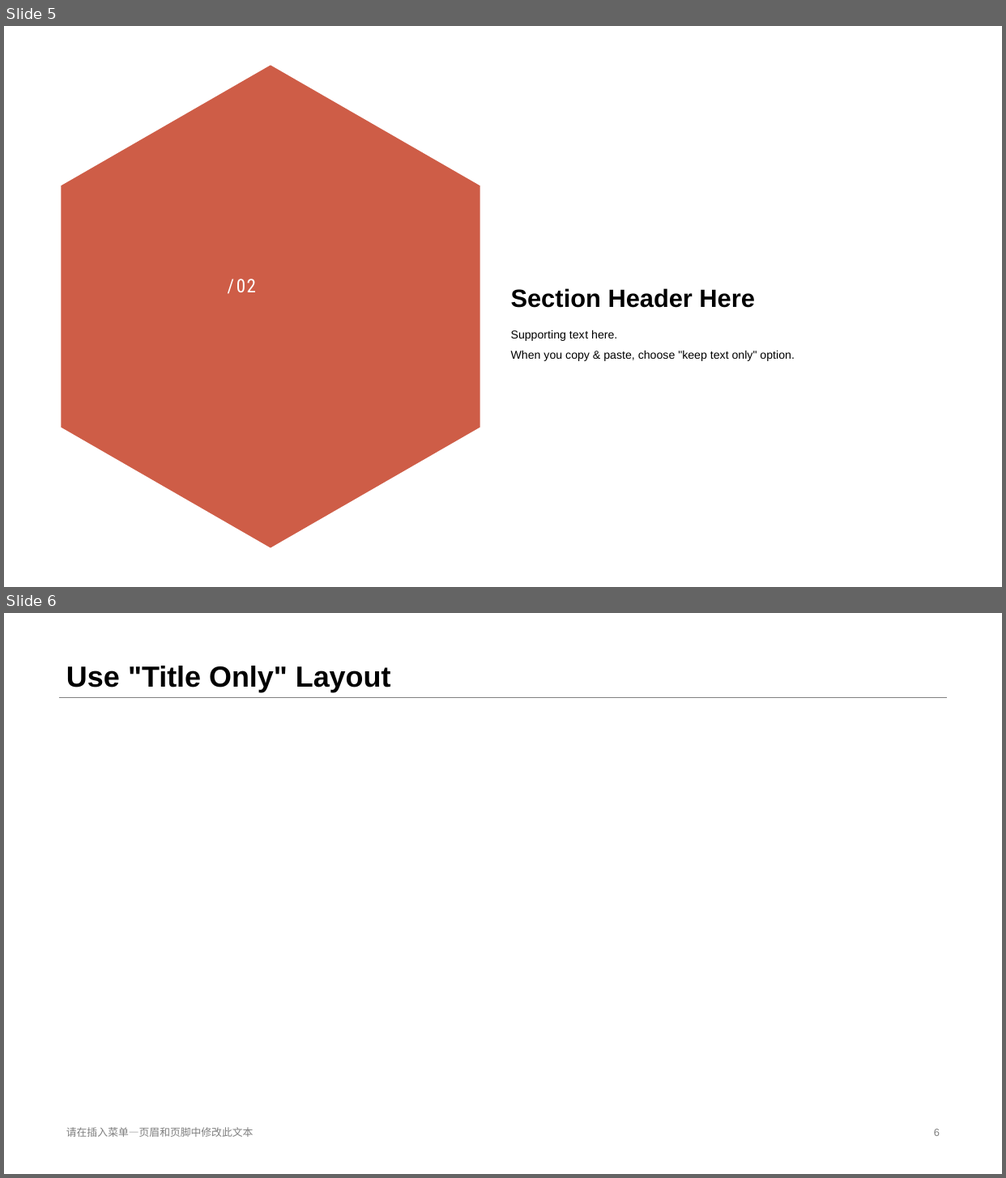
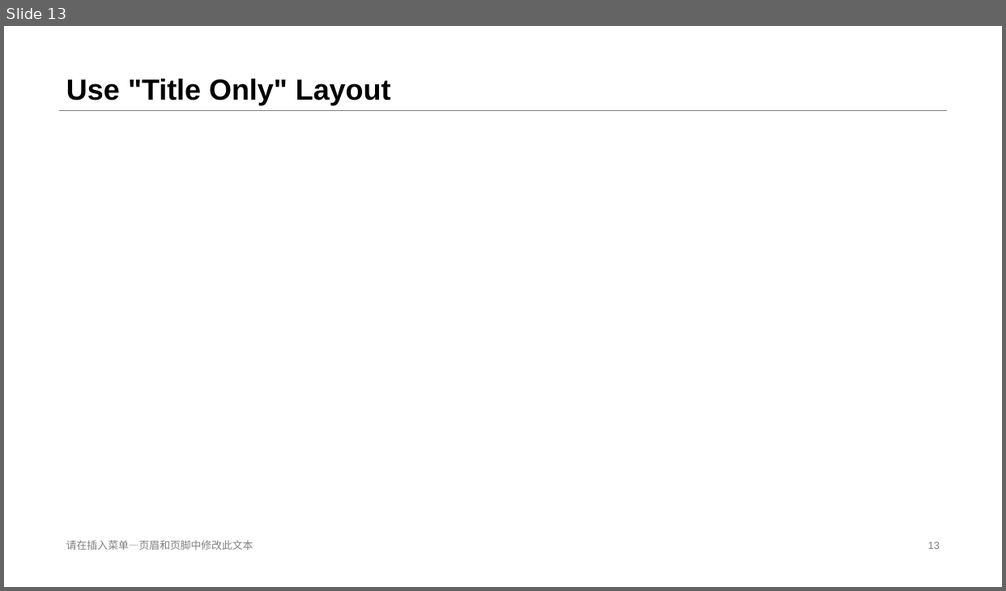
Before and after one commit to stereo720712/2020-11_2021-01_deep_learning_learn_report_record, a slide deck: 11_2_to_11__6_first/1.Deeping_learning_introduce.pptx. Shown one above the other, each under a label of ours: slides 5 and 6 before the commit, slide 13 after it. The pictures are 1006x1178 and 1006x591 pixels, drawn with LibreOffice and Linux fonts; fonts in the diff are those of the drawing. Boxes give left, top, right and bottom in pixels: in the first picture for what was removed or moved away, otherwise in the second. Text is boxed around its words. In the diff, an @@ line names an element or a change of style, - is before the commit and + after.

```diff
--- a/11_2_to_11__6_first/1.Deeping_learning_introduce.pptx
+++ b/11_2_to_11__6_first/1.Deeping_learning_introduce.pptx
@@ slide 5 removed at [4, 26, 1002, 587], background #FFFFFF @@
@@ freeform shape removed at [61, 65, 480, 548] @@
@@ text removed at [236, 279, 256, 292] @@
-/ 02
@@ title removed at [511, 288, 754, 308] @@
-Sect ion Header Here
@@ text removed at [511, 330, 794, 361] @@
-Supporting tex t here.
-When you copy & paste, choose "keep text only" option.
@@ what was slide 6 is now slide 13 @@
@@ page number at [928, 542, 940, 549]: text changed @@
-6
+13
```
Also in this commit, not shown: 5 slides changed, 9 slides added, 1 other slide removed, 1 other file.
